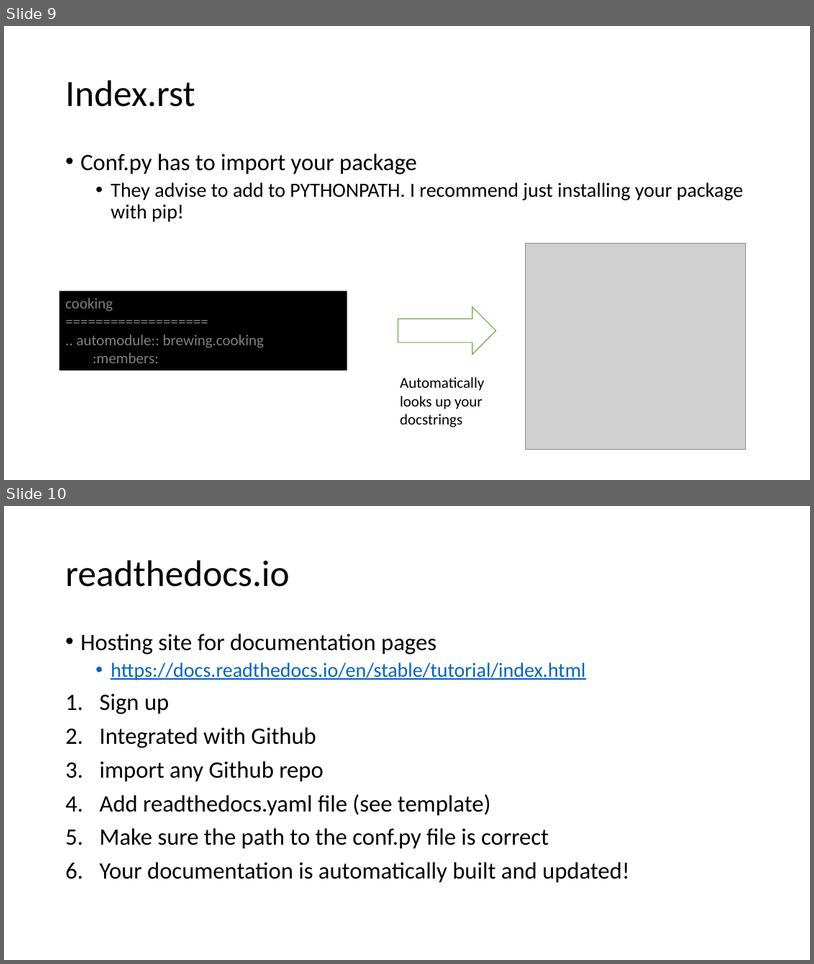
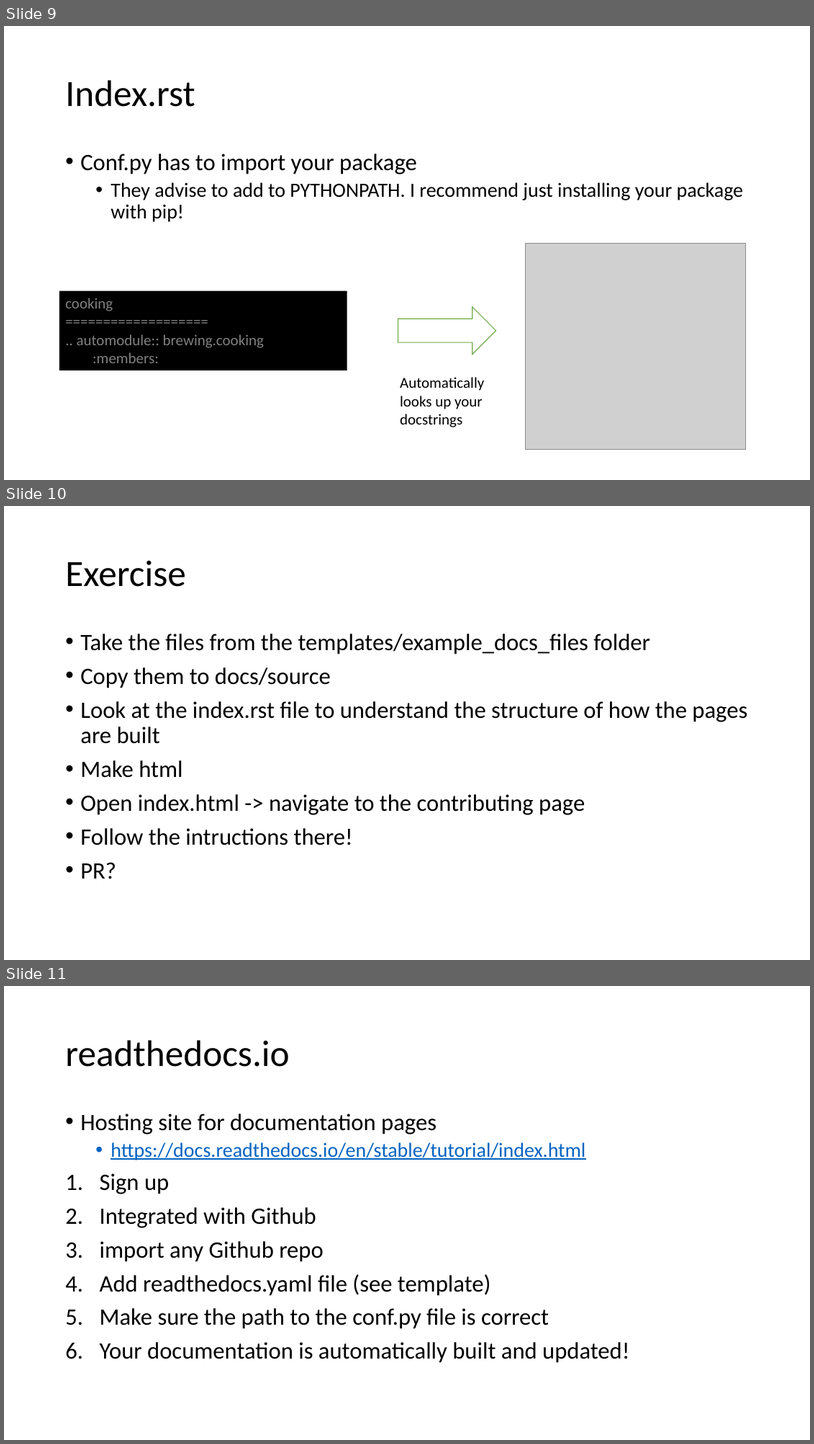
Before and after one commit to lschwetlick/2024-ims-day2, a slide deck: 3_CI_and_Sphinx/sphinx.pptx. Shown one above the other, each under a label of ours: slides 9 and 10 before the commit, slides 9, 10 and 11 after it. The pictures are 814x964 and 814x1444 pixels, drawn with LibreOffice and Linux fonts; fonts in the diff are those of the drawing; grey boxes stand for pictures. Boxes give left, top, right and bottom in pixels: in the first picture for what was removed or moved away, otherwise in the second. Text is boxed around its words. In the diff, an @@ line names an element or a change of style, - is before the commit and + after.

```diff
--- a/3_CI_and_Sphinx/sphinx.pptx
+++ b/3_CI_and_Sphinx/sphinx.pptx
@@ slide 10 added at box(4, 506, 810, 960), background #FFFFFF @@
@@ title added at box(65, 560, 186, 587), 44 pt, text #000000 @@
+Exercise
@@ text added at box(80, 633, 748, 879), 28 pt, text #000000 @@
+• Take the files from the templates/example_docs_files folder
+• Copy them to docs/source
+• Look at the index.rst file to understand the structure of how the pages are built
+• Make html
+• Open index.html -> navigate to the contributing page
+• Follow the intructions there!
+• PR?
@@ what was slide 10 is now slide 11 @@
```
Also in this commit, not shown: 2 slides changed, 1 other file.
